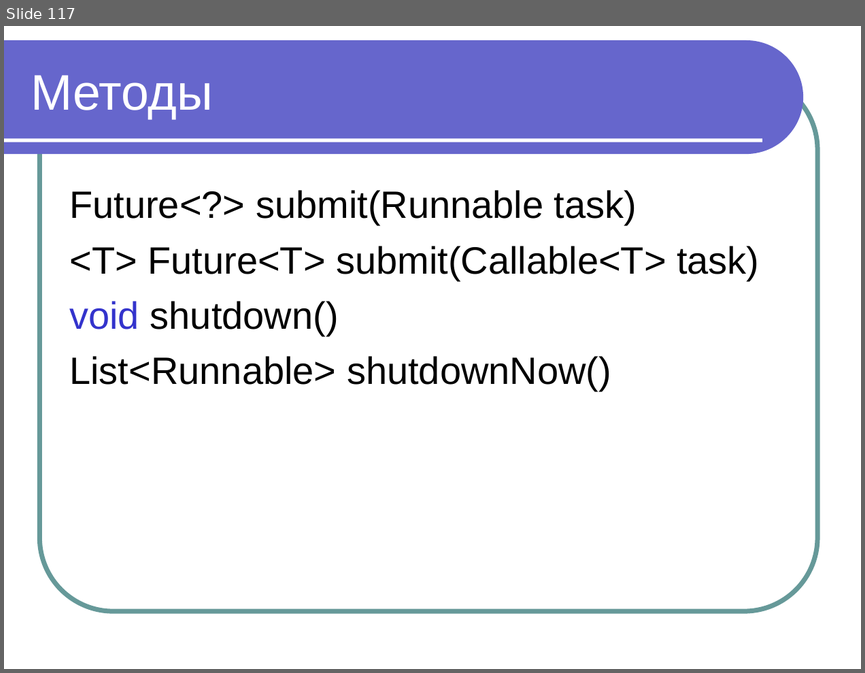
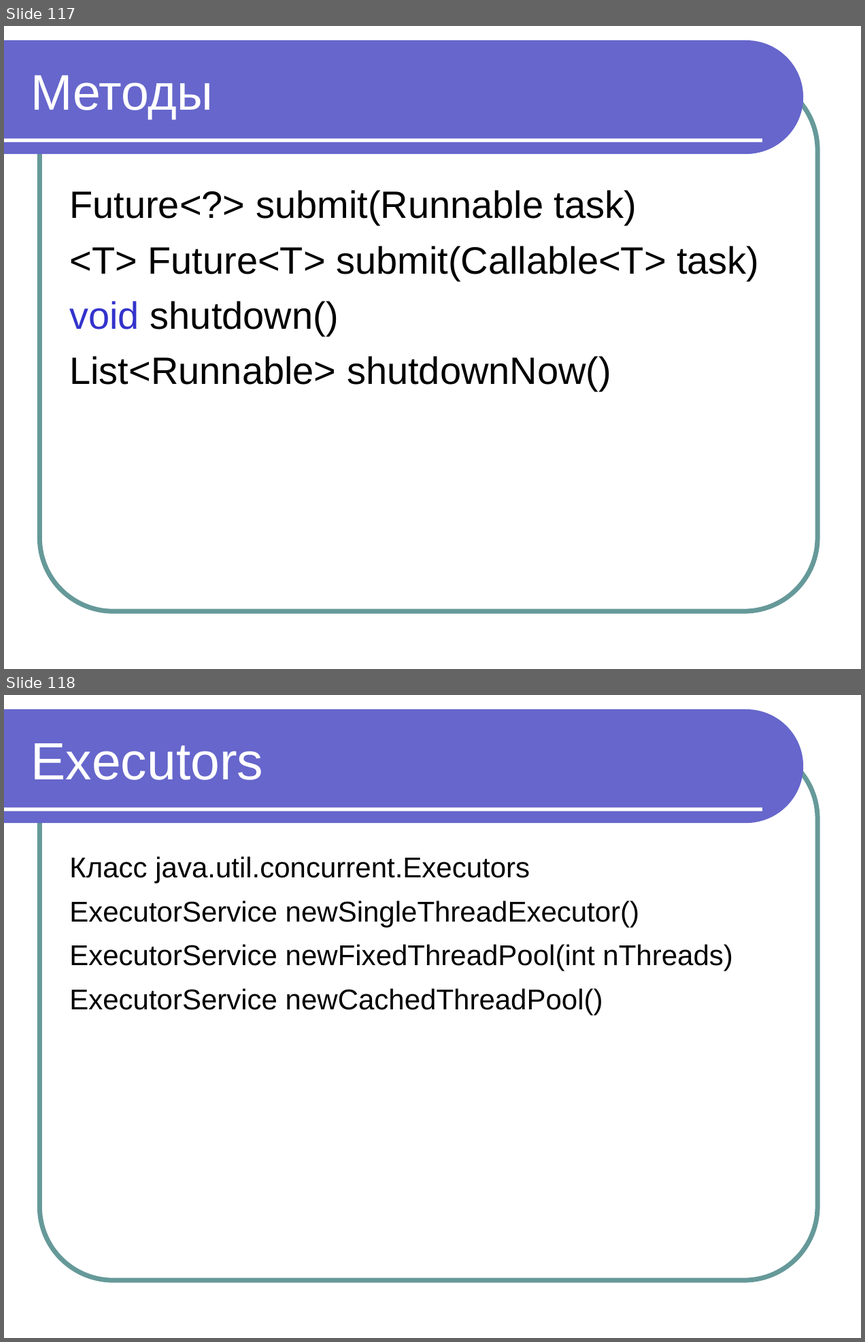
Before and after one commit to maxchv/JavaLessons, a slide deck: Lesson15/Modul 11 Vychislitelnye potoki.pptx. Shown one above the other, each under a label of ours: slide 117 before the commit, slides 117 and 118 after it. The pictures are 865x673 and 865x1342 pixels, drawn with LibreOffice and Linux fonts; fonts in the diff are those of the drawing. Boxes give left, top, right and bottom in pixels: in the first picture for what was removed or moved away, otherwise in the second. Text is boxed around its words. In the diff, an @@ line names an element or a change of style, - is before the commit and + after.

```diff
--- a/Lesson15/Modul 11 Vychislitelnye potoki.pptx
+++ b/Lesson15/Modul 11 Vychislitelnye potoki.pptx
@@ slide 118 added at [4,695,861,1338], background #FFFFFF; not listed: 3 template elements that a slide beside it also shows @@
@@ title added at [31,743,263,780], 44 pt, text #FFFFFF @@
+Executors
@@ text added at [69,856,732,1015], 24 pt, text #000000 @@
+Класс java.util.concurrent.Executors
+ExecutorService newSingleThreadExecutor()
+ExecutorService newFixedThreadPool(int nThreads)
+ExecutorService newCachedThreadPool()
```
Also in this commit, not shown: 2 other slides added, 1 other file.
